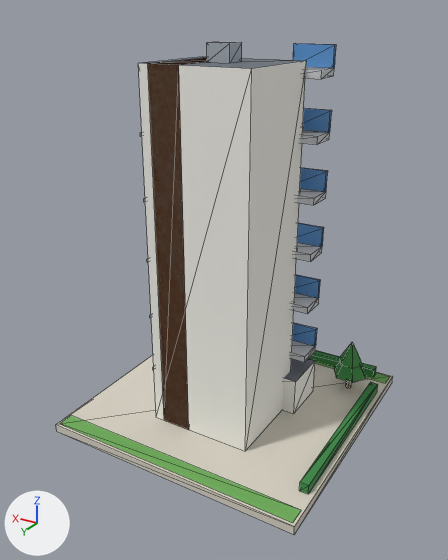
The glTF model public/models/07.glb, before and after one commit.
Both versions are drawn from a 50 mm camera at (-1.019, 1.781, 1.415) aimed at (0.007, 0.07, 0.56). The axes (+X, +Y, +Z) are drawn at lower left. The lights are the same throughout. The older version comes first. Mesh edges are drawn as thin lines. Vertices at exactly the same position are counted once.

The first picture shows 'b07'.
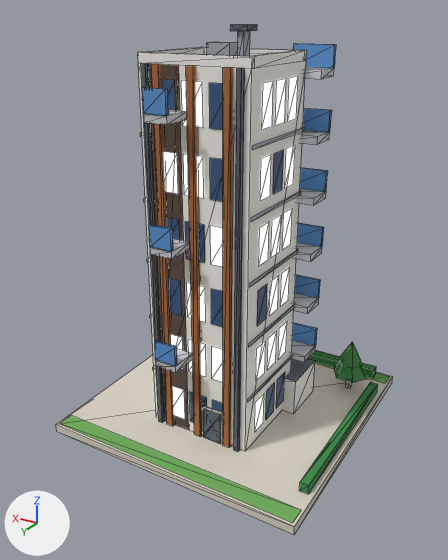
Boxes [x1, y1, x2, y2] around the edits, measured in the pictures (448 x 560 px):
'b07', reshaped
    before: [56, 42, 393, 534]
    after: [56, 25, 393, 534]
part 1 of me_b07, added
    after: [223, 67, 233, 448]
part 2 of me_b07, added
    after: [186, 66, 202, 437]
part 3 of me_b07, added
    after: [151, 64, 175, 426]
part 4 of me_b07, added
    after: [156, 349, 192, 373]
part 5 of me_b07, added
    after: [150, 239, 190, 259]
part 6 of me_b07, added
    after: [144, 110, 187, 125]
part 7 of me_b07, added (blue)
    after: [155, 340, 177, 366]
part 8 of me_b07, added (blue)
    after: [149, 224, 173, 252]
part 9 of me_b07, added (blue)
    after: [142, 87, 169, 116]
part 10 of me_b07, added
    after: [201, 405, 223, 444]
part 11 of me_b07, added
    after: [203, 409, 221, 444]
part 12 of me_b07, added
    after: [234, 68, 244, 452]
part 13 of me_b07, added
    after: [141, 64, 165, 422]
part 14 of me_b07, added
    after: [230, 25, 257, 31]
part 15 of me_b07, added
    after: [138, 31, 307, 432]

Diff of the bpy script that builds the scene:
```diff
--- a/public/models/07.glb.py
+++ b/public/models/07.glb.py
@@ mat_white @@
+mat_white = bpy.data.materials.new('white')
+# nodes: BsdfPrincipled, Mix, OutputMaterial, VertexColor
+# colours: white #f1eee6, mixed with the vertex colours
@@ mat_metal_dark @@
+mat_metal_dark = bpy.data.materials.new('metal_dark')
+# nodes: BsdfPrincipled, Mix, OutputMaterial, VertexColor
+# colours: greyish blue #59616b, mixed with the vertex colours
@@ me_b07 @@
-me_b07.from_pydata(...)  # 414 vertices, 364 faces; spans x -0.48..0.48, y -0.48..0.48, z 0.0..1.335
+me_b07.from_pydata(...)  # 723 vertices, 644 faces; spans x -0.48..0.48, y -0.48..0.48, z 0.0..1.385
+# me_b07 part 1: the loose piece of 8 vertices spanning x -0.19..0.19, y -0.095..0.255, z 0.03..1.28 is copied, and the copy is scaled about its middle by (0.0658, 0.0571, 1), then moved by (-0.12, 0.178, 0.0), in mat_wall_wood; it spans x -0.132..-0.108, y 0.248..0.268, z 0.03..1.28
+# me_b07 part 2: the loose piece of 8 vertices spanning x -0.19..0.19, y -0.095..0.255, z 0.03..1.28 is copied, and the copy is scaled about its middle by (0.0658, 0.0571, 1), then moved by (0.0, 0.178, 0.0), in mat_wall_wood; it spans x -0.013..0.013, y 0.248..0.268, z 0.03..1.28
+# me_b07 part 3: the loose piece of 8 vertices spanning x 0.045..0.155, y -0.095..0.255, z 0.03..1.28 is copied, and the copy is scaled about its middle by (0.227, 0.0571, 1), then moved by (0.02, 0.178, 0.0); it spans x 0.108..0.132, y 0.248..0.268, z 0.03..1.28
+# me_b07 part 4: the loose piece of 8 vertices spanning x -0.25..-0.11, y -0.183..-0.171, z 0.255..0.325 is copied, and the copy is scaled about its middle by (0.571, 8.33, 0.357), then moved by (0.24, 0.482, 0.053), in mat_concrete; it spans x 0.02..0.1, y 0.255..0.355, z 0.33..0.355
+# me_b07 part 5: the loose piece of 8 vertices spanning x -0.19..0.19, y -0.095..0.255, z 0.03..1.28 is copied, and the copy is scaled about its middle by (0.211, 0.286, 0.02), then moved by (0.06, 0.225, 0.088), in mat_concrete; it spans x 0.02..0.1, y 0.255..0.355, z 0.73..0.755
+# me_b07 part 6: the loose piece of 8 vertices spanning x -0.04..0.04, y 0.045..0.115, z 1.28..1.335 is copied, and the copy is scaled about its middle by (1, 1.43, 0.455), then moved by (0.06, 0.225, -0.165), in mat_concrete; it spans x 0.02..0.1, y 0.255..0.355, z 1.13..1.155
+# me_b07 part 7: the loose piece of 8 vertices spanning x -0.25..-0.11, y -0.18..-0.08, z 0.43..0.455 is copied, and the copy is scaled about its middle by (0.571, 0.12, 2.8), then moved by (0.24, 0.482, -0.053), in mat_glass_blue; it spans x 0.02..0.1, y 0.346..0.358, z 0.355..0.425
+# me_b07 part 8: the loose piece of 8 vertices spanning x -0.25..-0.11, y -0.18..-0.08, z 0.83..0.855 is copied, and the copy is scaled about its middle by (0.571, 0.12, 2.8), then moved by (0.24, 0.482, -0.053), in mat_glass_blue; it spans x 0.02..0.1, y 0.346..0.358, z 0.755..0.825
+# me_b07 part 9: the loose piece of 8 vertices spanning x -0.04..0.04, y 0.045..0.115, z 1.28..1.335 is copied, and the copy is scaled about its middle by (1, 0.171, 1.27), then moved by (0.06, 0.272, -0.118), in mat_glass_blue; it spans x 0.02..0.1, y 0.346..0.358, z 1.155..1.225
+# me_b07 part 10: the loose piece of 8 vertices spanning x -0.25..-0.11, y -0.18..-0.08, z 0.23..0.255 is copied, and the copy is scaled about its middle by (0.614, 0.08, 5.2), then moved by (0.12, 0.389, -0.148), in mat_white; it spans x -0.103..-0.017, y 0.255..0.263, z 0.03..0.16
+# me_b07 part 11: the loose piece of 8 vertices spanning x -0.25..-0.11, y -0.18..-0.08, z 0.23..0.255 is copied, and the copy is scaled about its middle by (0.5, 0.06, 4.8), then moved by (0.12, 0.392, -0.152), in mat_metal_dark; it spans x -0.095..-0.025, y 0.259..0.265, z 0.03..0.15
+# me_b07 part 12: the loose piece of 8 vertices spanning x -0.19..0.19, y -0.095..0.255, z 0.03..1.28 is copied, and the copy is scaled about its middle by (0.0421, 0.04, 1), then moved by (-0.16, 0.183, 0.0), in mat_metal_dark; it spans x -0.168..-0.152, y 0.256..0.27, z 0.03..1.28
+# me_b07 part 13: the loose piece of 8 vertices spanning x 0.045..0.155, y -0.095..0.255, z 0.03..1.28 is copied, and the copy is scaled about its middle by (0.145, 0.04, 1), then moved by (0.06, 0.183, 0.0), in mat_metal_dark; it spans x 0.152..0.168, y 0.256..0.27, z 0.03..1.28
+# me_b07 part 14: the loose piece of 8 vertices spanning x -0.04..0.04, y 0.045..0.115, z 1.28..1.335 is copied, and the copy is scaled about its middle by (0.688, 0.786, 0.273), then moved by (-0.1, 0.06, 0.07), in mat_metal_dark; it spans x -0.127..-0.072, y 0.112..0.168, z 1.37..1.385
+# me_b07 part 15: 197 vertices added at x -0.196..0.19, y -0.095..0.258, z 0.072..1.37
 me_b07.materials.append(mat_paving)
@@ me_b07 @@
 me_b07.materials.append(mat_tree_dark)
+me_b07.materials.append(mat_white)
+me_b07.materials.append(mat_metal_dark)
```
